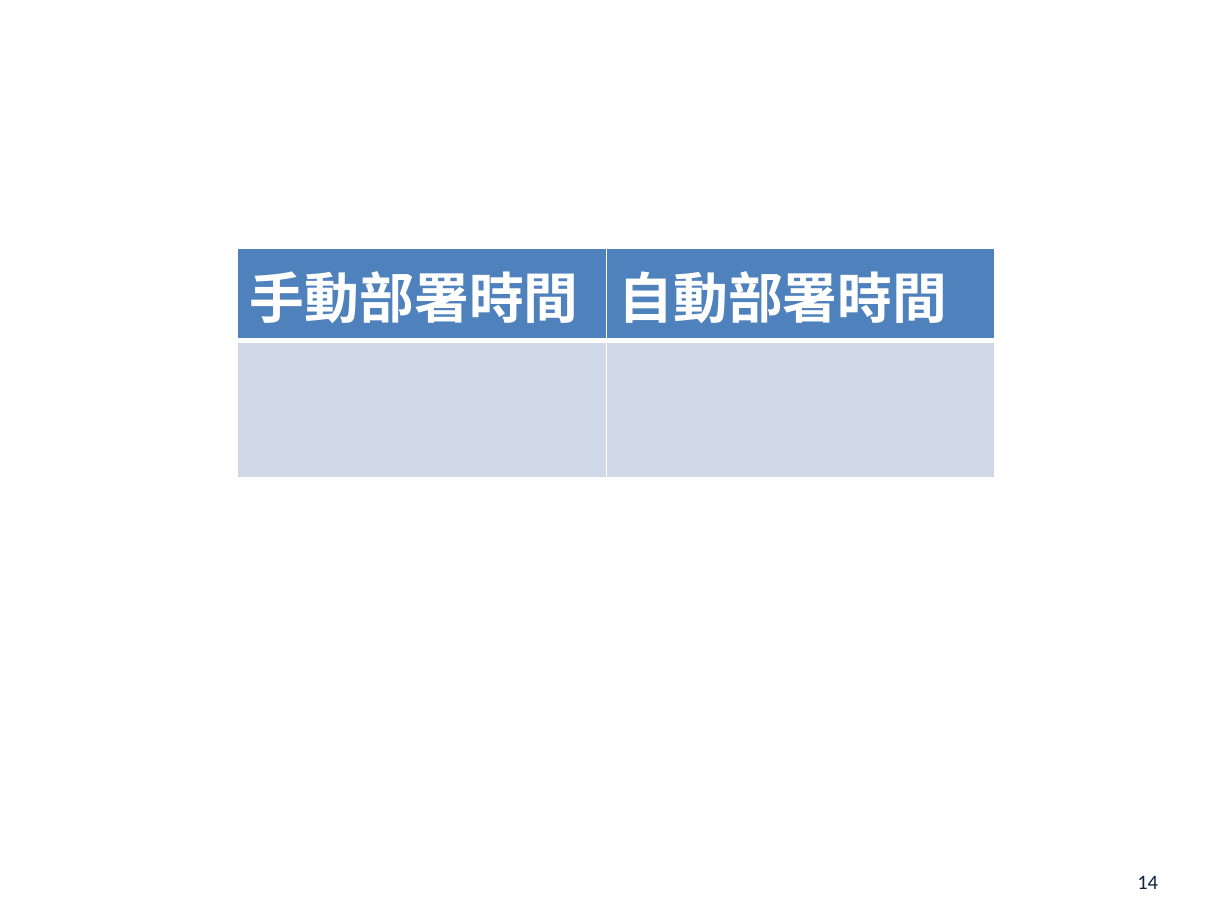
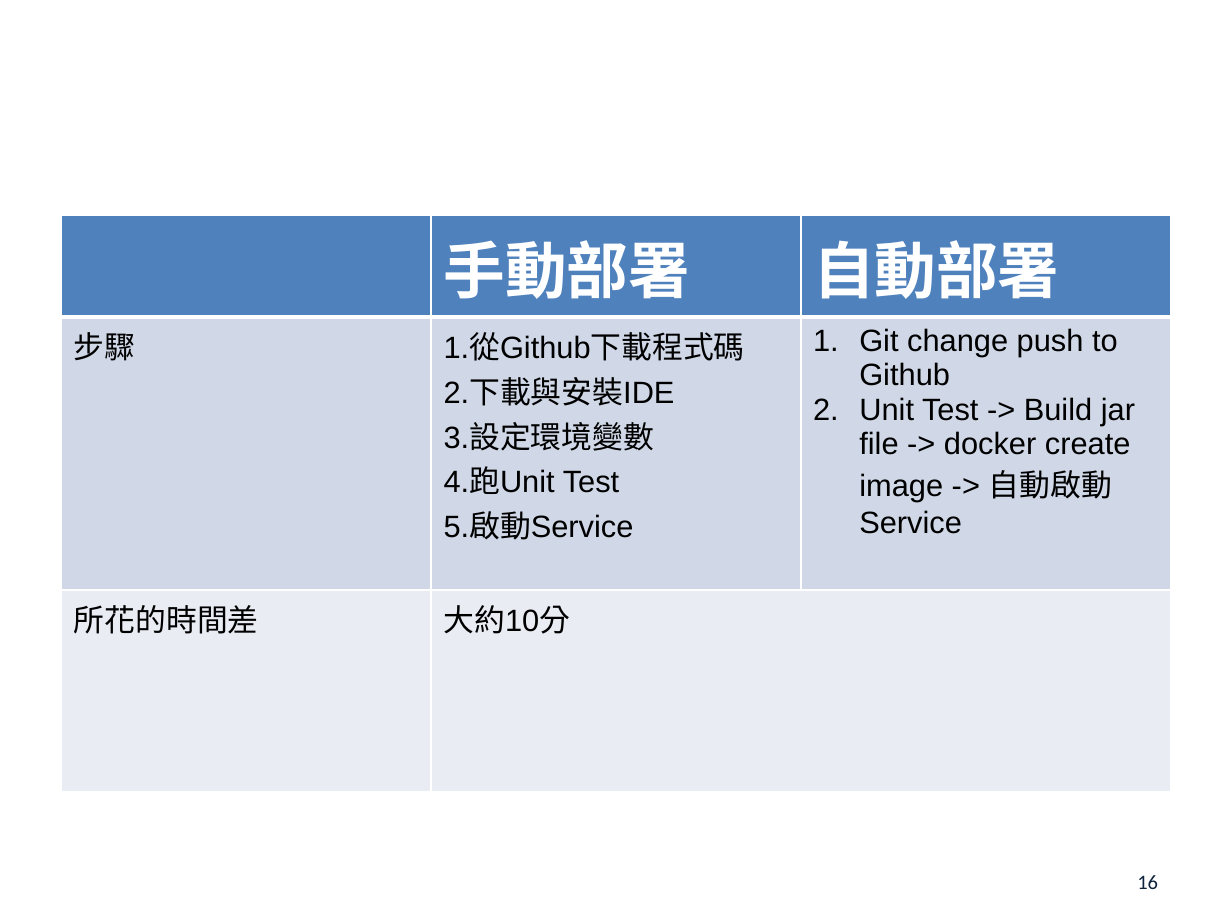
Before and after one commit to john78530/thesis, a slide deck: slide 16 of Oral.pptx (slide 14 before the commit). Drawn at 1232x924 pixels with LibreOffice and Linux fonts; fonts in the diff are those of the drawing; background and template pictures are left out. Boxes give left, top, right and bottom in pixels: in the first picture for what was removed or moved away, otherwise in the second. Text is boxed around its words. In the diff, an @@ line names an element or a change of style, - is before the commit and + after.

```diff
--- a/Oral.pptx
+++ b/Oral.pptx
@@ table added at (62, 216, 1170, 738), 3 rows, 3 columns @@
+ | 手動部署 | 自動部署
+步驟 | 1.從Github下載程式碼 / 2.下載與安裝IDE / 3.設定環境變數 / 4.跑Unit Test / 5.啟動Service | Git change push to Github / Unit Test -> Build jar file -> docker create image -> 自動啟動Service
+所花的時間差 | 大約10分 | 
@@ table removed at (238, 249, 994, 469), 2 rows, 2 columns @@
-手動部署時間 | 自動部署時間
- | 
@@ page number at (1137, 875, 1158, 889): text changed @@
-14
+16
```
Also in this commit, not shown: 2 other slides changed, 2 slides added.
